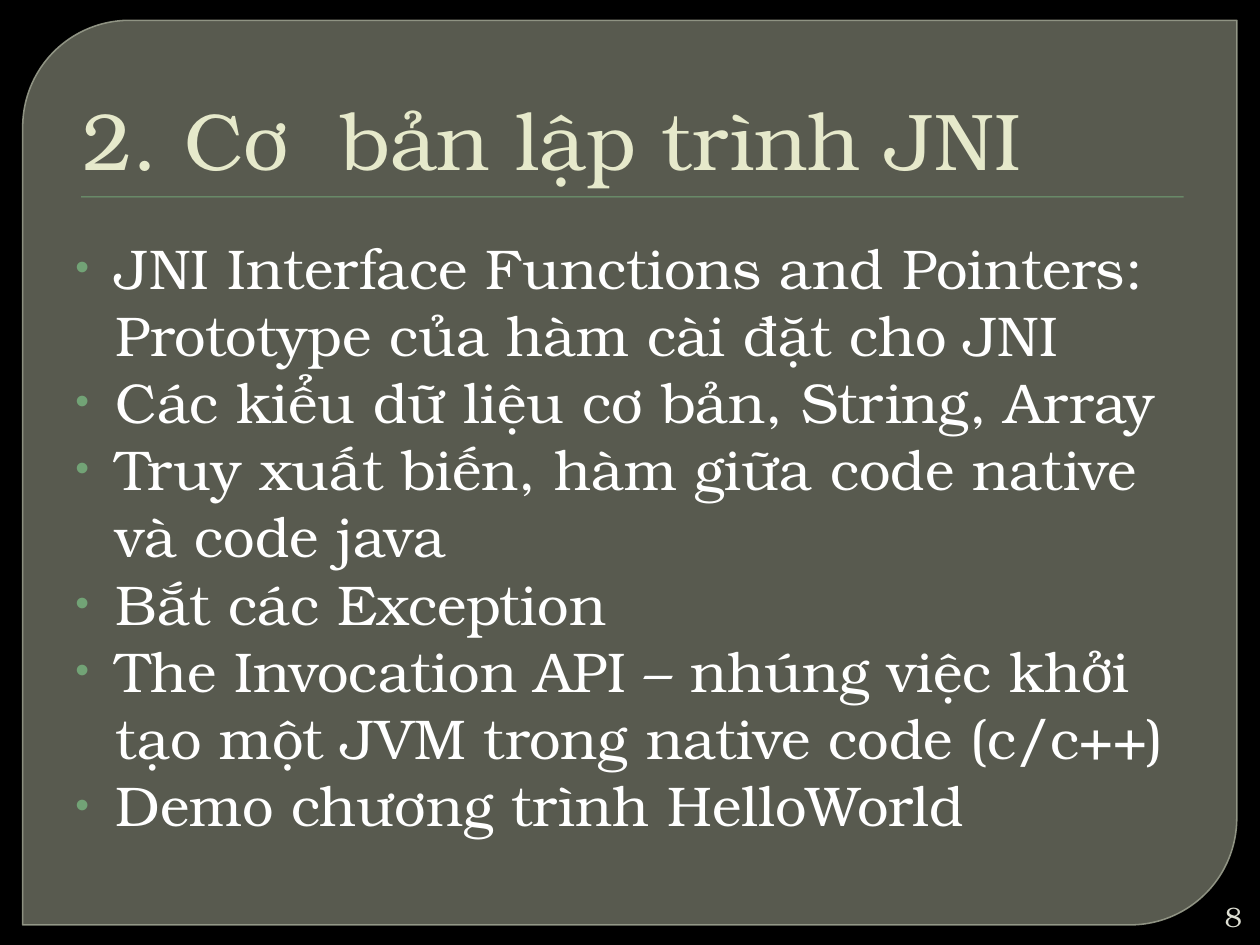
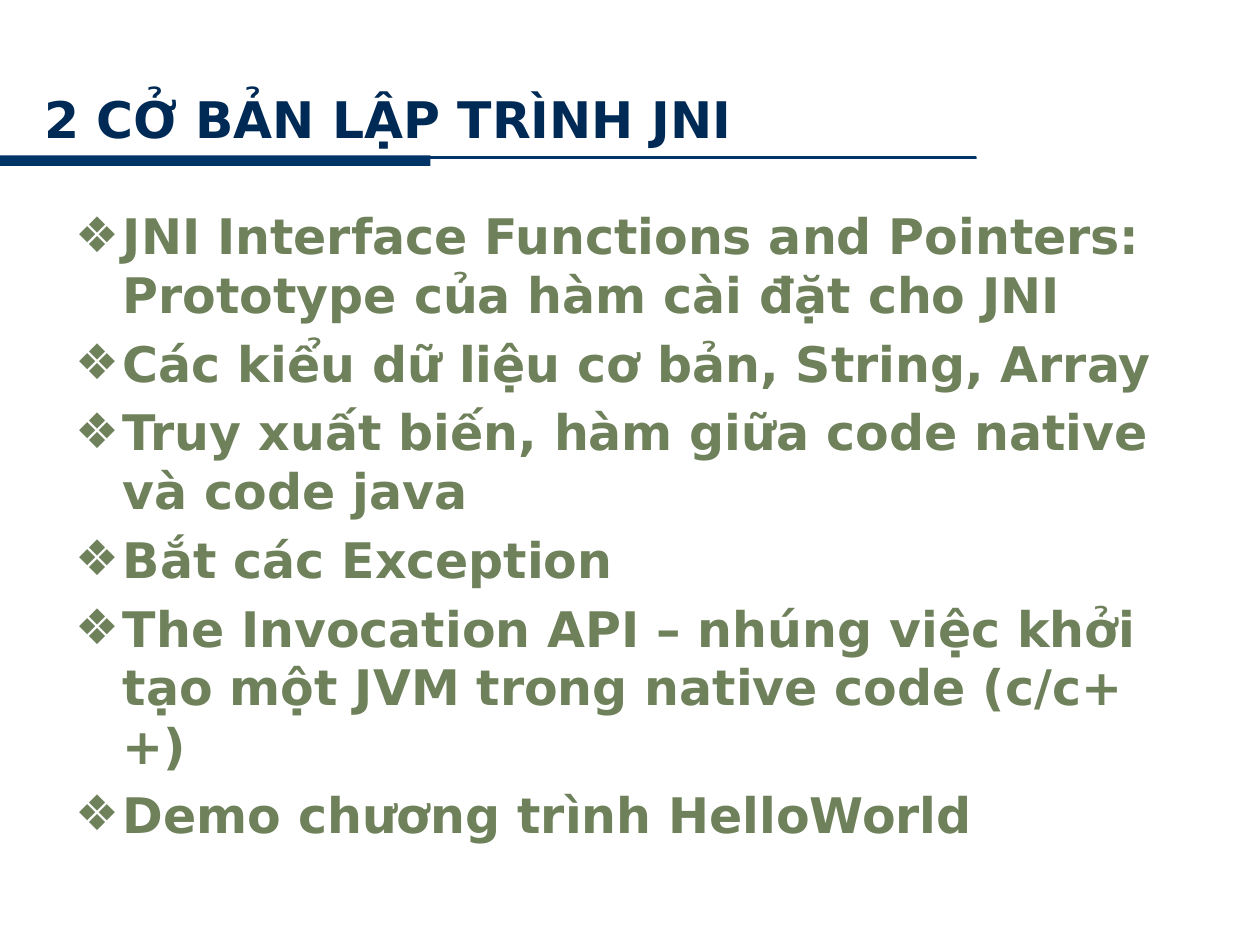
Before and after one commit to minhkhanh/UofS-Java, a slide deck: slide 8 of Seminar_JNI/Slide_00.pptx. Drawn at 1260x945 pixels with LibreOffice and Linux fonts; fonts in the diff are those of the drawing; background and template pictures are left out. Boxes give left, top, right and bottom in pixels: in the first picture for what was removed or moved away, otherwise in the second. Text is boxed around its words. In the diff, an @@ line names an element or a change of style, - is before the commit and + after.

```diff
--- a/Seminar_JNI/Slide_00.pptx
+++ b/Seminar_JNI/Slide_00.pptx
@@ round diag rect removed at (23,20,1237,925) @@
@@ text added at (987,21,1228,53), 10 pt, text #FFFFFF @@
+www.hcmus.edu.vn
@@ title "2 CỞ BẢN LẬP TRÌNH ..." at (44,97,732,149): vertical alignment bottom to middle @@
@@ title at (44,97,732,149): text changed; size 46 to 28.8 pt; font TeX Gyre Bonum to DejaVu Sans; text colour #E7EACB to gradient #00152B to #002A56 to #002750; bold on @@
-2. Cơ bản lập trình JNI
+2 CỞ BẢN LẬP TRÌNH JNI
@@ line added from (976, 158) to (0, 158), #003366 1.5 pt @@
@@ line added from (0, 160) to (431, 160), #003366 6 pt @@
@@ text "JNI Interface Functions and Pointers: ...": place and size @@
-text "JNI Interface Functions and Pointers: ..." at (116,248,1164,840)
+text "JNI Interface Functions and Pointers: ..." at (123,216,1151,844)
@@ text "JNI Interface Functions and Pointers: ..." at (123,216,1151,844): size 32 to 28 pt, font TeX Gyre Bonum to DejaVu Sans, text colour #FFFFFF to #6E815B, bold on; bullet • to ❖; more space between paragraphs; bullet colour #72A376 to #6E815B @@
@@ rectangle removed at (81,197,1183,198) @@
@@ page number: place and size @@
-page number at (1225,907,1242,928)
+page number at (472,903,766,937)
@@ page number at (472,903,766,937): size 16 to 10 pt, font TeX Gyre Bonum to DejaVu Sans, text colour #E0E0D4 to #FFFFFF; alignment right to centre; vertical alignment middle to top @@
```
Also in this commit, not shown: 4 other slides changed, 9 slides added, 6 slides removed.
